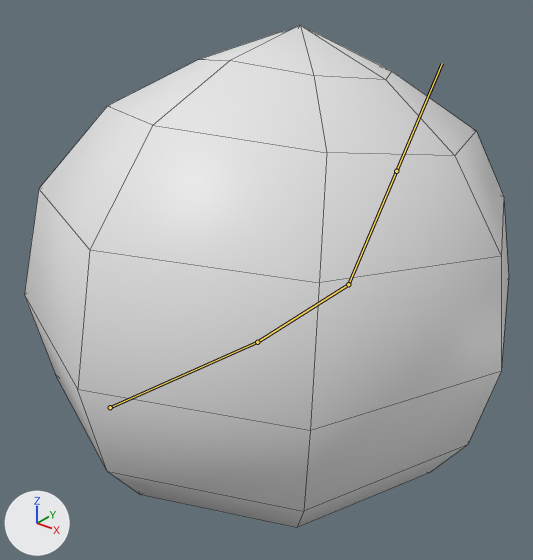
An edit to the FBX model Assets/Graphics/neutralfollower.fbx, drawn before and after from the same camera.
One viewpoint serves both versions: a camera (50 mm lens) standing at (1.065, -1.351, 1.324) and looking at (-0.003, -0.016, 0.496). Arrows for +X, +Y and +Z are at lower left; the lights stay in place. The bones that bend it are drawn over the model as lines. Mesh edges are drawn as thin lines.
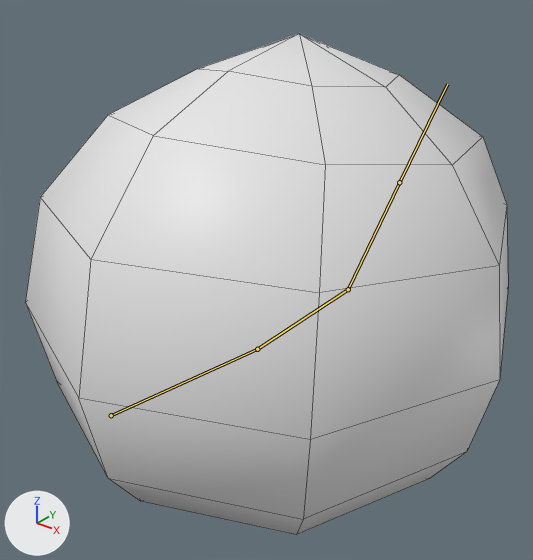
The newer file adds an action. The first version stands in its rest pose; the second is drawn at frame 10 of the action 'Armature|idleAnimation'.

Changed parts and their boxes (x1, y1, x2, y2) in the pictures (533 x 560 px):
'Sphere', posed: before (24, 25, 509, 528); after (26, 34, 508, 535)
bone 'base', root to tip: before (110, 407) to (257, 342); after (111, 415) to (257, 349)
bone 'body.001', root to tip: before (348, 284) to (396, 171); after (348, 289) to (399, 182)

Diff of the bpy script that builds the scene:
```diff
--- a/Assets/Graphics/neutralfollower.fbx.py
+++ b/Assets/Graphics/neutralfollower.fbx.py
@@ bone_base @@
 bone_base = bpy.data.objects['Armature'].pose.bones['base']
-bone_base.location = (0.0, 0.0, 0.0)
+bone_base.location = (-0.004, 0.003, 0.02)
@@ bone_body_001 @@
 bone_body_001 = bpy.data.objects['Armature'].pose.bones['body.001']  # child of 'body'
-bone_body_001.rotation_quaternion = (1.0, 0.0, 0.0, 0.0)  # degrees (0, 0, 0)
+bone_body_001.rotation_quaternion = (0.998, 0.055, 0.001, 0.012)  # degrees (6, 0, 1)
```
